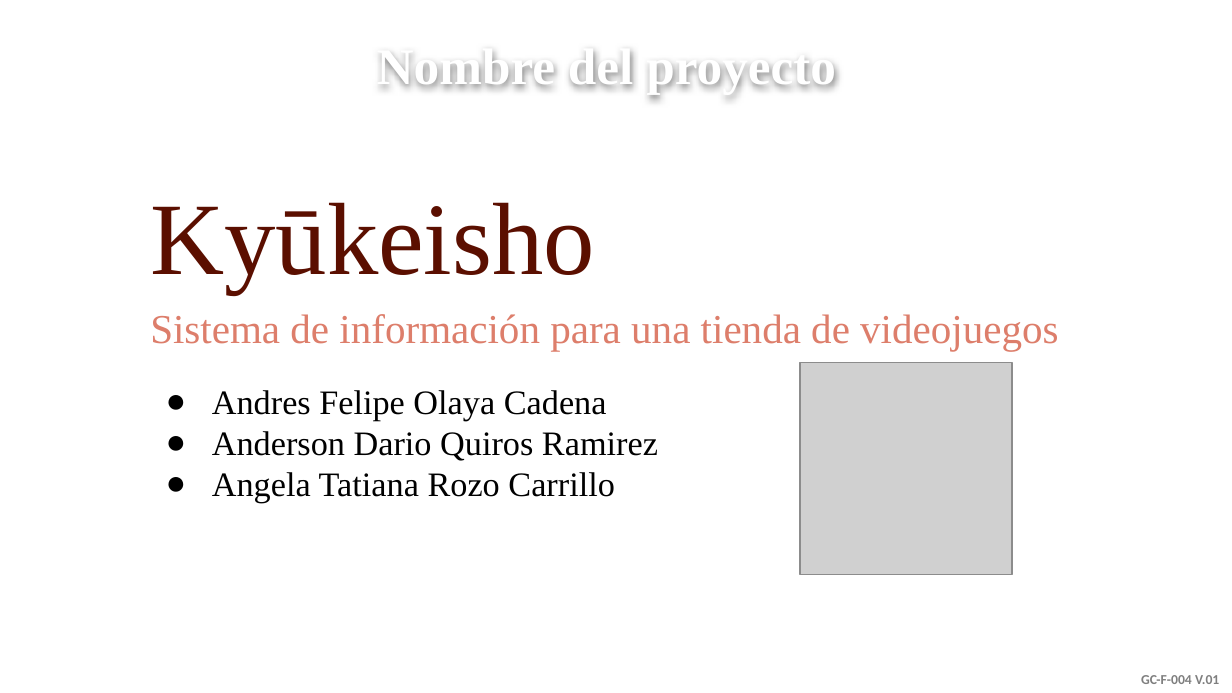
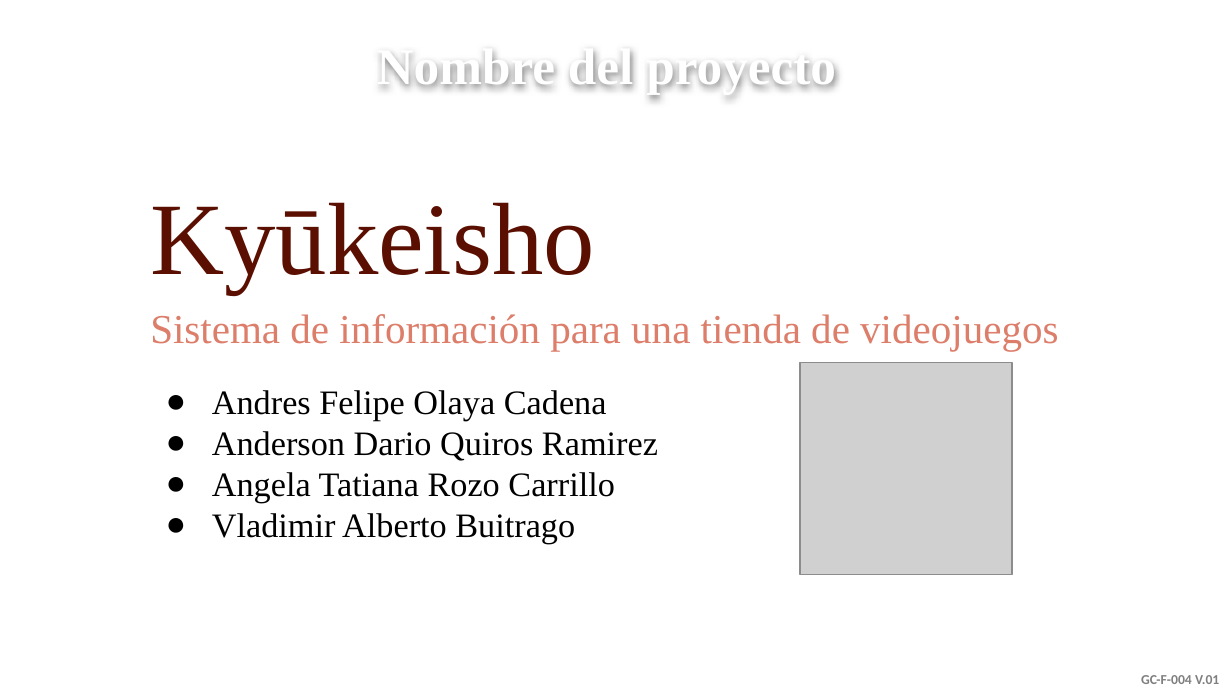
Before and after one commit to senaceet/Kyukeisho_New, a slide deck: slide 3 of 1- Analisis/1- Presentación/Presentación_Componente_Metodologico.pptx. Drawn at 1232x693 pixels with LibreOffice and Linux fonts; fonts in the diff are those of the drawing; grey boxes stand for pictures; background and template pictures are left out. Boxes give left, top, right and bottom in pixels: in the first picture for what was removed or moved away, otherwise in the second. Text is boxed around its words. In the diff, an @@ line names an element or a change of style, - is before the commit and + after.

```diff
--- a/1- Analisis/1- Presentación/Presentación_Componente_Metodologico.pptx
+++ b/1- Analisis/1- Presentación/Presentación_Componente_Metodologico.pptx
@@ text at [212,513,575,544]: paragraph added @@
+● Vladimir Alberto Buitrago
```
Also in this commit, not shown: 1 other slide changed, 1 other file.
